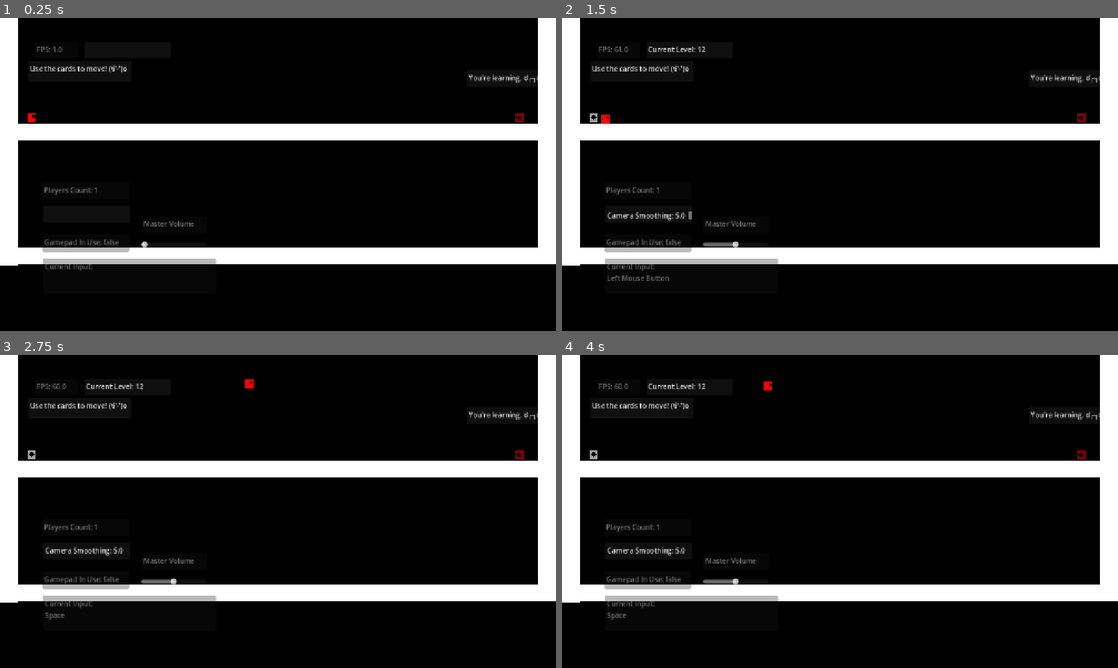
Above: before the commit, frames 1-4 (two rows, left to right).
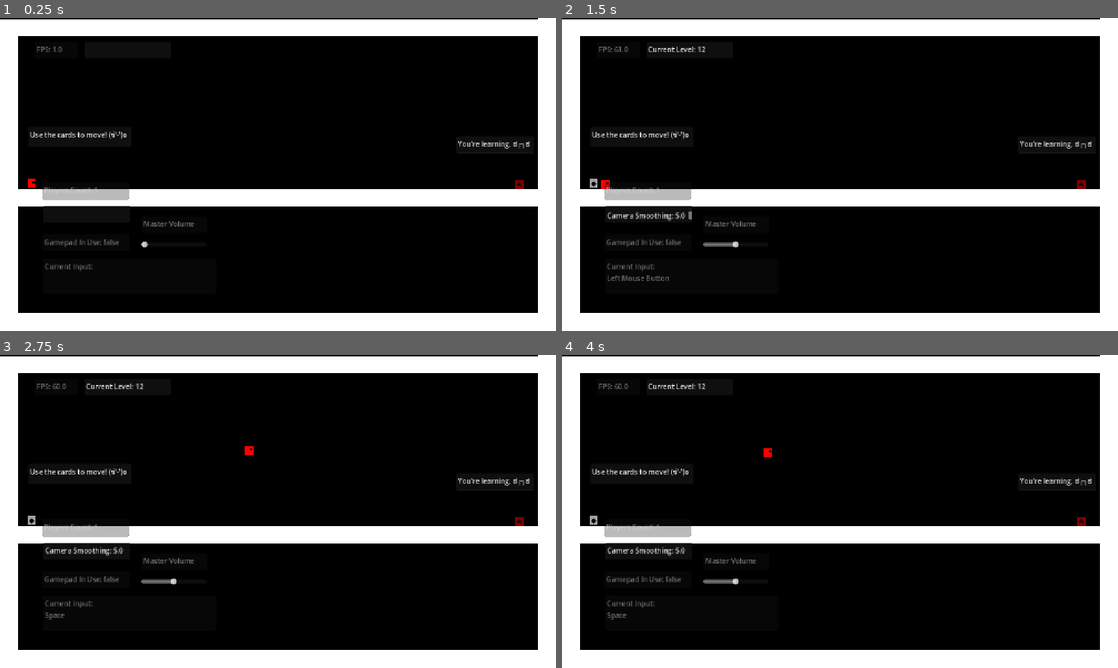
Above: after the commit, the same moments.

Repository: aduImperfect/GMTK20206_Game
Game: Godot game, scene res://Scenes/main.tscn
Two runs of this game, one before a commit and one after it. Both use one fixed random seed, a clock stepped at 60 frames per second and the inputs below.
Inputs (mouse positions are in pixels of both pictures, inside the frame that each line leads up to):
- Up to frame 1 (0.25 s): no input
- Up to frame 2 (1.5 s): click (689, 49) at 0.52 s; type "12" at 0.6 s; click (650, 215) at 0.75 s; type "12" at 0.83 s; tap Enter at 1.25 s; move the mouse to (962, 158) at 1.27 s; hold Right from 1.28 s (still down); tap Shift at 1.35 s; click (962, 158) at 1.42 s
- Up to frame 3 (2.75 s): keep holding Right; tap Space at 1.52, 2, 2.27 s; move the mouse to (166, 527) at 2.02 s; tap Shift at 2.1 s
- Up to frame 4 (4 s): tap Enter at 2.75 s; move the mouse to (895, 442) at 2.77 s; release Right at 2.78 s; hold Left 2.78-3.53 s; tap Shift at 2.85, 3.6 s; tap Space at 3.5, 3.77 s; move the mouse to (812, 574) at 3.52 s; hold Right from 3.53 s (still down); click (812, 574) at 3.67 s

The runs differ from the first frame. In frame 1, 28% of the frame differs, in the area x 0-100%, y 0-100%; in frame 2, 28%; in frame 3, 28%; in frame 4, 28%.

Commit message:
Fixed level 01 root node, deleted levels 4, 5, 6.

Diff:
--- a/gmtk-game/Levels/level_01.tscn
+++ b/gmtk-game/Levels/level_01.tscn
@@ -7,32 +7,31 @@
 [ext_resource type="PackedScene" uid="uid://o11jqegfw74n" path="res://Scenes/campos.tscn" id="4_ocwms"]
 
 [node name="Level_01" type="Node2D" unique_id=234875700]
-position = Vector2(0, 154)
 
 [node name="Start" parent="." unique_id=1470424718 instance=ExtResource("3_xfk5q")]
-position = Vector2(73, 229)
+position = Vector2(73, 381)
 
 [node name="Goal2" parent="." unique_id=1634378711 instance=ExtResource("2_8ffim")]
-position = Vector2(1195, 230)
+position = Vector2(1195, 382)
 
 [node name="Ground_W_R_2" parent="." unique_id=1751980 instance=ExtResource("1_vk57k")]
-position = Vector2(20, 210)
+position = Vector2(20, 362)
 scale = Vector2(1, 18)
 
 [node name="Ground_W_R_3" parent="." unique_id=1153429463 instance=ExtResource("1_vk57k")]
-position = Vector2(1260, 208)
+position = Vector2(1260, 360)
 scale = Vector2(1, 18)
 
 [node name="Ground_P_7" parent="." unique_id=852924870 instance=ExtResource("1_vk57k")]
-position = Vector2(641.00006, 262)
+position = Vector2(641.00006, 414)
 scale = Vector2(30, 1)
 
 [node name="Ground_P_8" parent="." unique_id=2105888604 instance=ExtResource("1_vk57k")]
-position = Vector2(640.00006, 548)
+position = Vector2(640.00006, 700)
 scale = Vector2(30, 1)
 
 [node name="Ground_P_9" parent="." unique_id=238357404 instance=ExtResource("1_vk57k")]
-position = Vector2(640.00006, -130)
+position = Vector2(640.00006, 22)
 scale = Vector2(30, 1)
 
 [node name="Death" parent="." unique_id=1296578022 instance=ExtResource("4_1cq4g")]
@@ -40,20 +39,20 @@
 scale = Vector2(100, 1)
 
 [node name="LevelEnd2" type="TextEdit" parent="." unique_id=357667467]
-offset_left = 1075.0
-offset_top = 120.0
-offset_right = 1254.0
-offset_bottom = 161.0
+offset_left = 1050.0
+offset_top = 272.0
+offset_right = 1229.0
+offset_bottom = 313.0
 text = "You're learning. ಠ╭╮ಠ"
 metadata/_edit_use_anchors_ = true
 
 [node name="LevelObjective3" type="TextEdit" parent="." unique_id=948582256]
 offset_left = 65.0
-offset_top = 99.0
+offset_top = 251.0
 offset_right = 302.0
-offset_bottom = 147.0
+offset_bottom = 299.0
 text = "Use the cards to move! (ง'̀-'́)ง"
 metadata/_edit_use_anchors_ = true
 
 [node name="Campos" parent="." unique_id=952399795 instance=ExtResource("4_ocwms")]
-position = Vector2(641, 0)
+position = Vector2(641, 152)
--- a/gmtk-game/Levels/level_04.tscn
+++ /dev/null
@@ -1,87 +0,0 @@
-[gd_scene format=3 uid="uid://dngw1kht7w10m"]
-
-[ext_resource type="PackedScene" uid="uid://dbswmh8aba0vb" path="res://Scenes/start.tscn" id="1_hctxr"]
-[ext_resource type="PackedScene" uid="uid://o11jqegfw74n" path="res://Scenes/campos.tscn" id="2_3mdkx"]
-[ext_resource type="PackedScene" uid="uid://c2gstpkex2tx8" path="res://Scenes/goal.tscn" id="2_yvass"]
-[ext_resource type="PackedScene" uid="uid://b36n3qasn3g46" path="res://Scenes/ground.tscn" id="3_3mdkx"]
-[ext_resource type="PackedScene" uid="uid://c7kw2s1jyomna" path="res://Scenes/death.tscn" id="4_yvass"]
-
-[node name="Level_04" type="Node2D" unique_id=1163223301]
-
-[node name="Start" parent="." unique_id=1470424718 instance=ExtResource("1_hctxr")]
-position = Vector2(69, 594)
-
-[node name="Campos" parent="." unique_id=952399795 instance=ExtResource("2_3mdkx")]
-position = Vector2(1055, 207)
-
-[node name="Goal" parent="." unique_id=1634378711 instance=ExtResource("2_yvass")]
-position = Vector2(1787, 453)
-
-[node name="Ground_C_1" parent="." unique_id=1751980 instance=ExtResource("3_3mdkx")]
-position = Vector2(920, -132)
-scale = Vector2(44.03, 1)
-
-[node name="Ground_W_L_1" parent="." unique_id=16964396 instance=ExtResource("3_3mdkx")]
-position = Vector2(20, 248)
-scale = Vector2(1, 20)
-
-[node name="Ground_W_R_1" parent="." unique_id=1804239981 instance=ExtResource("3_3mdkx")]
-position = Vector2(1820, 248)
-scale = Vector2(1, 20)
-
-[node name="Ground_F_1" parent="." unique_id=1686414086 instance=ExtResource("3_3mdkx")]
-position = Vector2(240, 628)
-scale = Vector2(10, 1)
-
-[node name="Ground_F_2" parent="." unique_id=553455818 instance=ExtResource("3_3mdkx")]
-position = Vector2(1781, 628)
-
-[node name="Ground_P_4" parent="." unique_id=1687364210 instance=ExtResource("3_3mdkx")]
-position = Vector2(604.00006, 384)
-scale = Vector2(5, 1)
-
-[node name="Ground_P_5" parent="." unique_id=350770238 instance=ExtResource("3_3mdkx")]
-position = Vector2(991, 247)
-scale = Vector2(8, 1)
-
-[node name="Ground_P_8" parent="." unique_id=1710634279 instance=ExtResource("3_3mdkx")]
-position = Vector2(1700, 483)
-scale = Vector2(5, 1)
-
-[node name="Ground_P_7" parent="." unique_id=248651494 instance=ExtResource("3_3mdkx")]
-position = Vector2(324, 483)
-scale = Vector2(5, 1)
-
-[node name="LevelObjective" type="TextEdit" parent="." unique_id=210773694]
-offset_left = 85.0
-offset_top = 236.0
-offset_right = 254.0
-offset_bottom = 305.0
-text = "Jump & move good.
-But with DANGER."
-
-[node name="LevelObjective2" type="TextEdit" parent="." unique_id=698498951]
-offset_left = 859.0
-offset_top = 34.0
-offset_right = 1079.0
-offset_bottom = 103.0
-text = "Think hard about your
- numbers here."
-
-[node name="LevelObjective3" type="TextEdit" parent="." unique_id=1816929586]
-offset_left = 1151.0
-offset_top = 564.0
-offset_right = 1359.0
-offset_bottom = 599.0
-text = "Hah, you fell. Again. ʘ‿ʘ"
-
-[node name="LevelEnd" type="TextEdit" parent="." unique_id=1596129767]
-offset_left = 1619.0
-offset_top = 514.0
-offset_right = 1787.0
-offset_bottom = 545.0
-text = "Damn, you made it."
-
-[node name="Death" parent="." unique_id=1296578022 instance=ExtResource("4_yvass")]
-position = Vector2(920, 750)
-scale = Vector2(100, 1)
--- a/gmtk-game/Levels/level_05.tscn
+++ /dev/null
@@ -1,91 +0,0 @@
-[gd_scene format=3 uid="uid://dp771rl64mjtq"]
-
-[ext_resource type="PackedScene" uid="uid://dbswmh8aba0vb" path="res://Scenes/start.tscn" id="1_6jcah"]
-[ext_resource type="PackedScene" uid="uid://c2gstpkex2tx8" path="res://Scenes/goal.tscn" id="2_02yu1"]
-[ext_resource type="PackedScene" uid="uid://o11jqegfw74n" path="res://Scenes/campos.tscn" id="2_4t8un"]
-[ext_resource type="PackedScene" uid="uid://b36n3qasn3g46" path="res://Scenes/ground.tscn" id="3_xov60"]
-[ext_resource type="PackedScene" uid="uid://c7kw2s1jyomna" path="res://Scenes/death.tscn" id="4_ydpeq"]
-
-[node name="Level_05" type="Node2D" unique_id=1163223301]
-
-[node name="Start" parent="." unique_id=1470424718 instance=ExtResource("1_6jcah")]
-position = Vector2(69, 594)
-
-[node name="Campos" parent="." unique_id=952399795 instance=ExtResource("2_4t8un")]
-position = Vector2(807, 591)
-
-[node name="Goal" parent="." unique_id=1634378711 instance=ExtResource("2_02yu1")]
-position = Vector2(1511.9999, 408)
-
-[node name="Ground_C_1" parent="." unique_id=1751980 instance=ExtResource("3_xov60")]
-position = Vector2(920, -132)
-scale = Vector2(44.03, 1)
-
-[node name="Ground_W_L_1" parent="." unique_id=16964396 instance=ExtResource("3_xov60")]
-position = Vector2(20, 248)
-scale = Vector2(1, 20)
-
-[node name="Ground_W_R_1" parent="." unique_id=1804239981 instance=ExtResource("3_xov60")]
-position = Vector2(1820, 248)
-scale = Vector2(1, 20)
-
-[node name="Ground_F_1" parent="." unique_id=1686414086 instance=ExtResource("3_xov60")]
-position = Vector2(240, 628)
-scale = Vector2(10, 1)
-
-[node name="Ground_F_3" parent="." unique_id=1014622520 instance=ExtResource("3_xov60")]
-position = Vector2(639, 628)
-scale = Vector2(10, 1)
-
-[node name="Ground_F_2" parent="." unique_id=553455818 instance=ExtResource("3_xov60")]
-position = Vector2(1781, 628)
-
-[node name="Ground_P_4" parent="." unique_id=1687364210 instance=ExtResource("3_xov60")]
-position = Vector2(274, 481.00003)
-rotation = 1.5707964
-scale = Vector2(5, 1)
-
-[node name="Ground_P_5" parent="." unique_id=350770238 instance=ExtResource("3_xov60")]
-position = Vector2(1355, 439)
-scale = Vector2(10, 1)
-
-[node name="Ground_P_8" parent="." unique_id=1710634279 instance=ExtResource("3_xov60")]
-position = Vector2(355, 287)
-scale = Vector2(5, 1)
-
-[node name="Ground_P_9" parent="." unique_id=1592483928 instance=ExtResource("3_xov60")]
-position = Vector2(629, 358)
-scale = Vector2(5, 1)
-
-[node name="Ground_P_7" parent="." unique_id=248651494 instance=ExtResource("3_xov60")]
-position = Vector2(79, 366)
-rotation = 1.5707964
-scale = Vector2(5, 1)
-
-[node name="LevelObjective" type="TextEdit" parent="." unique_id=911074108]
-offset_left = 320.0
-offset_top = 470.0
-offset_right = 538.0
-offset_bottom = 569.0
-text = "Wall jumping practice!
-Think Megaman X or
-Hollow Knight (post claws)."
-metadata/_edit_use_anchors_ = true
-
-[node name="LevelObjective_02" type="TextEdit" parent="." unique_id=778533617]
-offset_left = 961.0
-offset_top = 128.0
-offset_right = 1211.0
-offset_bottom = 169.0
-text = "You still have to run and jump."
-
-[node name="LevelEnd" type="TextEdit" parent="." unique_id=1625177850]
-offset_left = 1421.0
-offset_top = 324.0
-offset_right = 1571.0
-offset_bottom = 365.0
-text = "You're improving."
-
-[node name="Death" parent="." unique_id=1296578022 instance=ExtResource("4_ydpeq")]
-position = Vector2(920, 750)
-scale = Vector2(100, 1)
--- a/gmtk-game/Levels/level_06.tscn
+++ /dev/null
@@ -1,106 +0,0 @@
-[gd_scene format=3 uid="uid://bj3uuqqv7jjuv"]
-
-[ext_resource type="PackedScene" uid="uid://dbswmh8aba0vb" path="res://Scenes/start.tscn" id="1_eqnmt"]
-[ext_resource type="PackedScene" uid="uid://o11jqegfw74n" path="res://Scenes/campos.tscn" id="2_mrdki"]
-[ext_resource type="PackedScene" uid="uid://c2gstpkex2tx8" path="res://Scenes/goal.tscn" id="2_vdy4r"]
-[ext_resource type="PackedScene" uid="uid://b36n3qasn3g46" path="res://Scenes/ground.tscn" id="3_ap64g"]
-[ext_resource type="PackedScene" uid="uid://c7kw2s1jyomna" path="res://Scenes/death.tscn" id="4_qd2hy"]
-
-[node name="Level_06" type="Node2D" unique_id=1163223301]
-
-[node name="Start" parent="." unique_id=1470424718 instance=ExtResource("1_eqnmt")]
-position = Vector2(69, 594)
-
-[node name="Campos" parent="." unique_id=952399795 instance=ExtResource("2_mrdki")]
-position = Vector2(1139, 21)
-
-[node name="Goal" parent="." unique_id=1634378711 instance=ExtResource("2_vdy4r")]
-position = Vector2(1755, -9)
-
-[node name="Ground_C_1" parent="." unique_id=1751980 instance=ExtResource("3_ap64g")]
-position = Vector2(920, -132)
-scale = Vector2(44.03, 1)
-
-[node name="Ground_W_L_1" parent="." unique_id=16964396 instance=ExtResource("3_ap64g")]
-position = Vector2(20, 248)
-scale = Vector2(1, 20)
-
-[node name="Ground_W_R_1" parent="." unique_id=1804239981 instance=ExtResource("3_ap64g")]
-position = Vector2(1820, 248)
-scale = Vector2(1, 20)
-
-[node name="Ground_F_1" parent="." unique_id=1686414086 instance=ExtResource("3_ap64g")]
-position = Vector2(240, 628)
-scale = Vector2(10, 1)
-
-[node name="Ground_F_3" parent="." unique_id=1014622520 instance=ExtResource("3_ap64g")]
-position = Vector2(639, 628)
-scale = Vector2(10, 1)
-
-[node name="Ground_F_2" parent="." unique_id=553455818 instance=ExtResource("3_ap64g")]
-position = Vector2(1781, 628)
-
-[node name="Ground_P_4" parent="." unique_id=1687364210 instance=ExtResource("3_ap64g")]
-position = Vector2(274, 481.00003)
-rotation = 1.5707964
-scale = Vector2(5, 1)
-
-[node name="Ground_P_6" parent="." unique_id=408997801 instance=ExtResource("3_ap64g")]
-position = Vector2(1384, 309)
-rotation = 1.5707964
-scale = Vector2(5, 1)
-
-[node name="Ground_P_11" parent="." unique_id=218343512 instance=ExtResource("3_ap64g")]
-position = Vector2(1129, 142)
-rotation = 1.5707964
-scale = Vector2(5, 1)
-
-[node name="Ground_P_5" parent="." unique_id=350770238 instance=ExtResource("3_ap64g")]
-position = Vector2(1598.0001, 22)
-scale = Vector2(10, 1)
-
-[node name="Ground_P_8" parent="." unique_id=1710634279 instance=ExtResource("3_ap64g")]
-position = Vector2(355, 287)
-scale = Vector2(5, 1)
-
-[node name="Ground_P_9" parent="." unique_id=1592483928 instance=ExtResource("3_ap64g")]
-position = Vector2(629, 358)
-scale = Vector2(5, 1)
-
-[node name="Ground_P_10" parent="." unique_id=2114689232 instance=ExtResource("3_ap64g")]
-position = Vector2(1042, 474)
-scale = Vector2(5, 1)
-
-[node name="Ground_P_7" parent="." unique_id=248651494 instance=ExtResource("3_ap64g")]
-position = Vector2(79, 366)
-rotation = 1.5707964
-scale = Vector2(5, 1)
-
-[node name="LevelObjective" type="TextEdit" parent="." unique_id=911074108]
-offset_left = 320.0
-offset_top = 470.0
-offset_right = 538.0
-offset_bottom = 569.0
-text = "Wall jumping practice!
-Think Megaman X or
-Hollow Knight (post claws)."
-
-[node name="LevelObjective2" type="TextEdit" parent="." unique_id=1499840322]
-offset_left = 1304.0
-offset_top = 506.0
-offset_right = 1543.0
-offset_bottom = 568.0
-text = "Might need to modify
-pushback here. ᕦ(ò_óˇ)ᕤ"
-
-[node name="LevelEnd" type="TextEdit" parent="." unique_id=1830785741]
-offset_left = 1524.0
-offset_top = 60.0
-offset_right = 1748.0
-offset_bottom = 125.0
-text = "Congrats. You designed 2D
-platforming. (ʘᗩʘ')"
-
-[node name="Death" parent="." unique_id=1296578022 instance=ExtResource("4_qd2hy")]
-position = Vector2(920, 750)
-scale = Vector2(100, 1)
